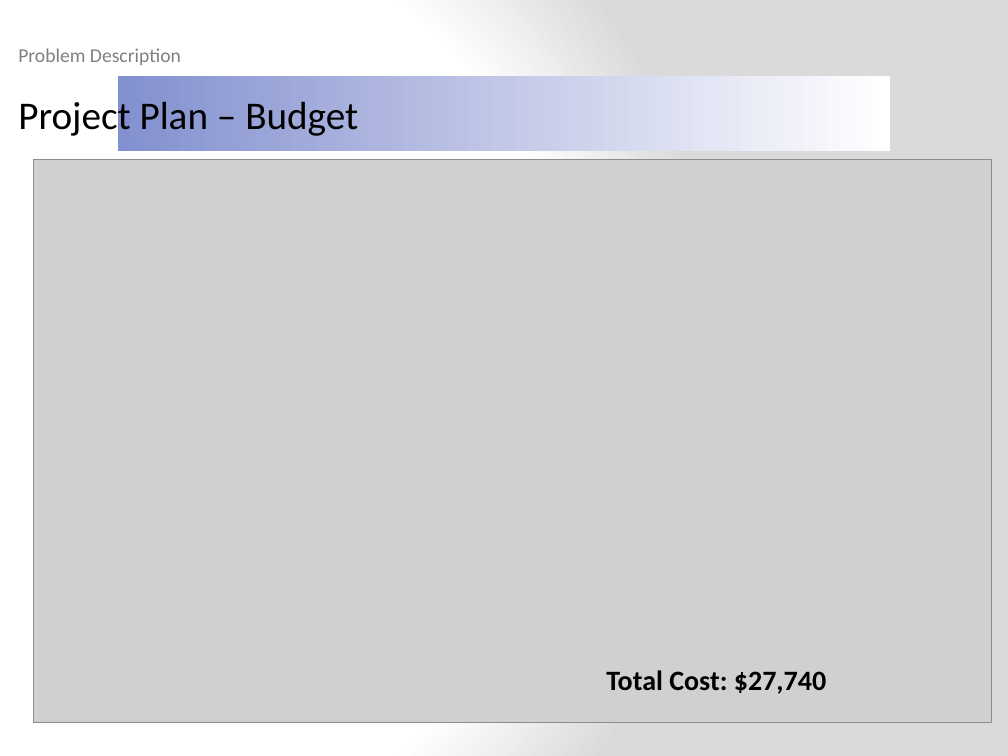
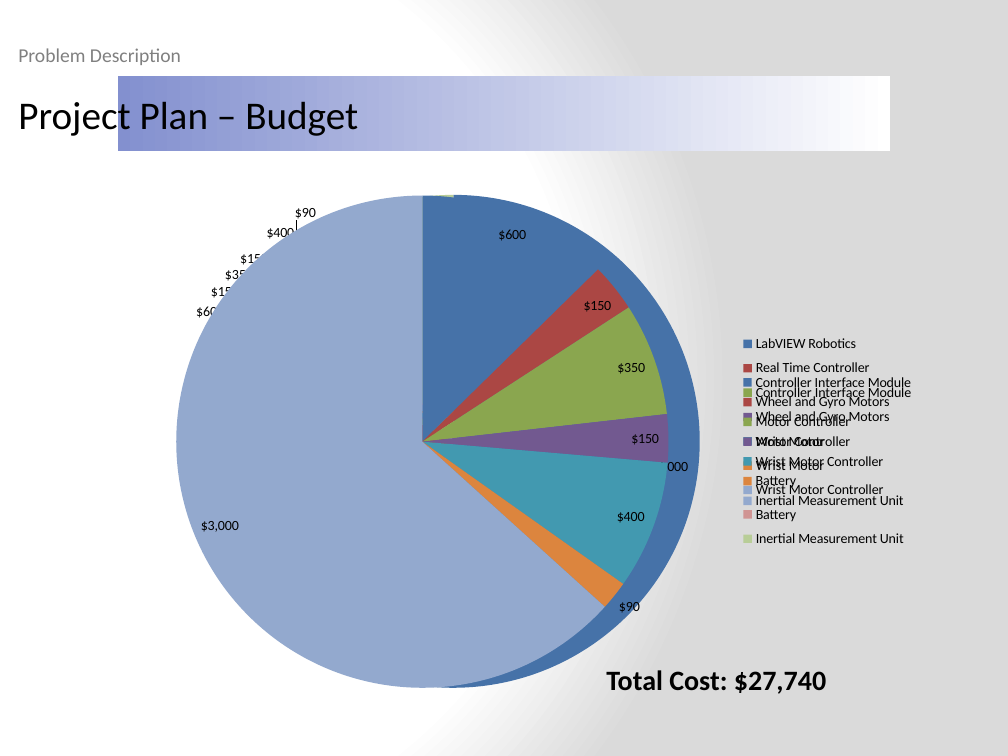
Before and after one commit to ruffsl/ROBO, a slide deck: slide 8 of Documentation/Design Reviews/Design Review 1.pptx. Drawn at 1008x756 pixels with LibreOffice and Linux fonts; fonts in the diff are those of the drawing; grey boxes stand for pictures; background and template pictures are left out. Boxes give left, top, right and bottom in pixels: in the first picture for what was removed or moved away, otherwise in the second. Text is boxed around its words. In the diff, an @@ line names an element or a change of style, - is before the commit and + after.

```diff
--- a/Documentation/Design Reviews/Design Review 1.pptx
+++ b/Documentation/Design Reviews/Design Review 1.pptx
@@ picture removed at [33, 159, 991, 722] @@
@@ pie chart added at [67, 181, 1007, 703] @@
+categories: LabVIEW Robotics , Real Time Controller, Controller Interface Module, Wheel and Gyro Motors, Motor Controller, Wrist Motor, Wrist Motor Controller, Battery , Inertial Measurement Unit 
+Series 1: 15000, 8000, 600, 150, 350, 150, 400, 90, 3000
@@ pie chart added at [143, 181, 924, 702] @@
+categories: Controller Interface Module, Wheel and Gyro Motors, Motor Controller, Wrist Motor, Wrist Motor Controller, Battery , Inertial Measurement Unit 
+Series 1: 600, 150, 350, 150, 400, 90, 3000
```
Also in this commit, not shown: 2 other slides changed.
